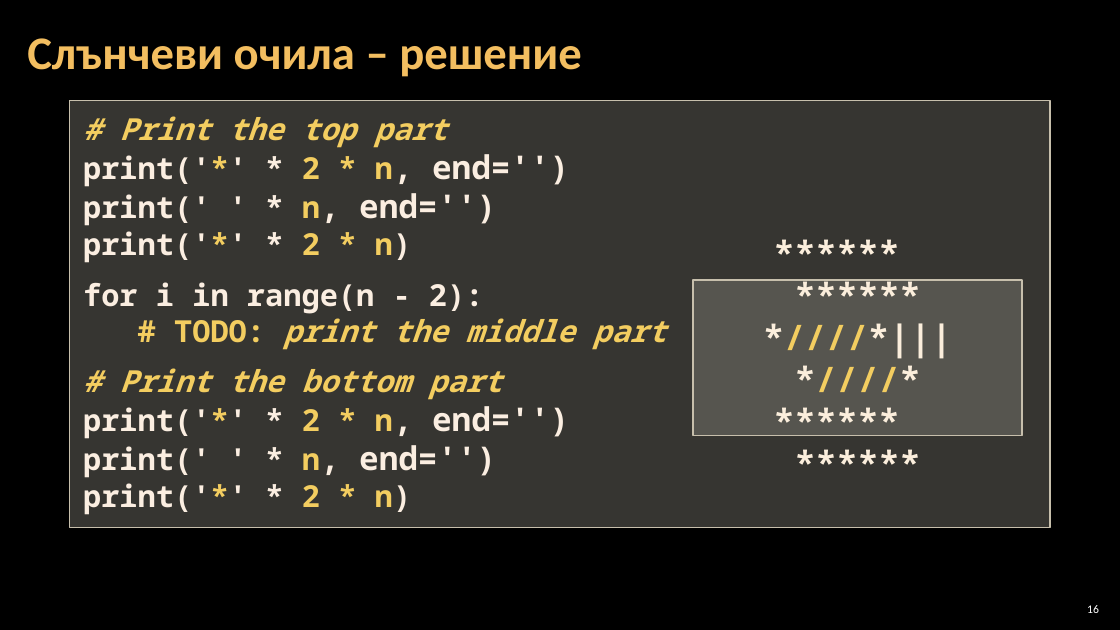
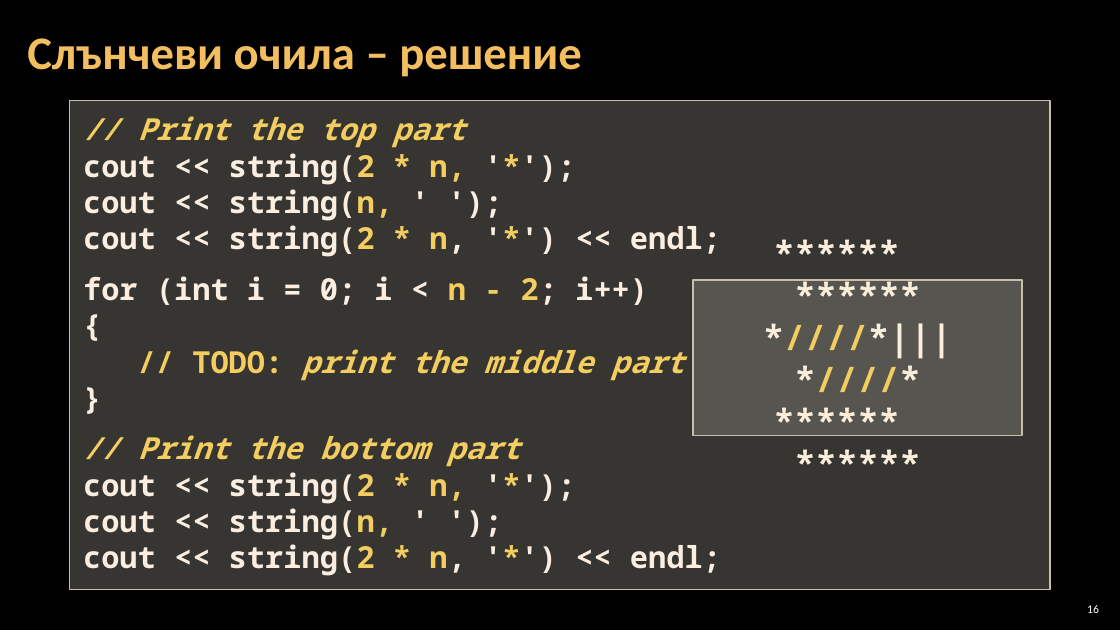
Before and after one commit to Software-University/C-plus-plus, a slide deck: slide 16 of 6. Drawing-with-Loops/6. Drawing-with-Loops.pptx. Drawn at 1120x630 pixels with LibreOffice and Linux fonts; fonts in the diff are those of the drawing; background and template pictures are left out. Boxes give left, top, right and bottom in pixels: in the first picture for what was removed or moved away, otherwise in the second. Text is boxed around its words. In the diff, an @@ line names an element or a change of style, - is before the commit and + after.

```diff
--- a/6. Drawing-with-Loops/6. Drawing-with-Loops.pptx
+++ b/6. Drawing-with-Loops/6. Drawing-with-Loops.pptx
@@ rectangle "// Print the top part": place and size @@
-rectangle "// Print the top part" at <box>70,101,1050,528</box>
+rectangle "// Print the top part" at <box>70,101,1050,591</box>
@@ text in rectangle at <box>83,116,721,576</box>: text changed @@
-# Print the top part
-print('*' * 2 * n, end='')
-print(' ' * n, end='')
-print('*' * 2 * n)
-for i in range(n - 2):
-# TODO: print the middle part
-# Print the bottom part
-print('*' * 2 * n, end='')
-print(' ' * n, end='')
-print('*' * 2 * n)
+// Print the top part
+cout << string(2 * n, '*');
+cout << string(n, ' ');
+cout << string(2 * n, '*') << endl;
+for (int i = 0; i < n - 2; i++)
+{
+// TODO: print the middle part
+}
+// Print the bottom part
+cout << string(2 * n, '*');
+cout << string(n, ' ');
+cout << string(2 * n, '*') << endl;
```
Also in this commit, not shown: 15 other slides changed.
